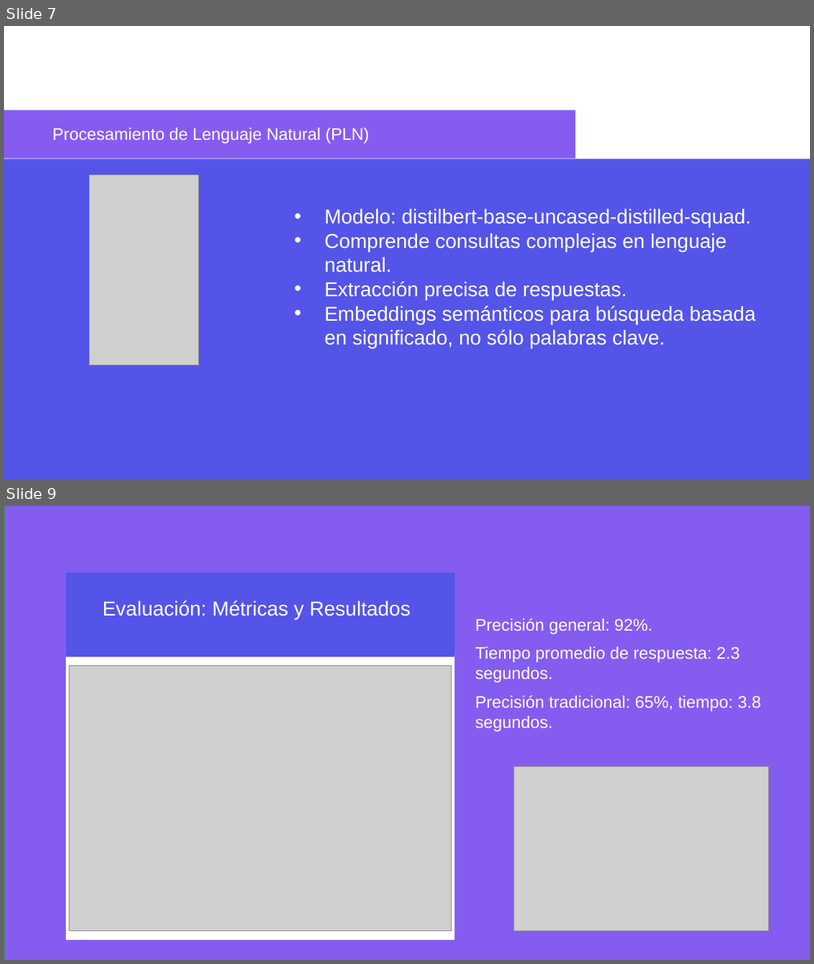
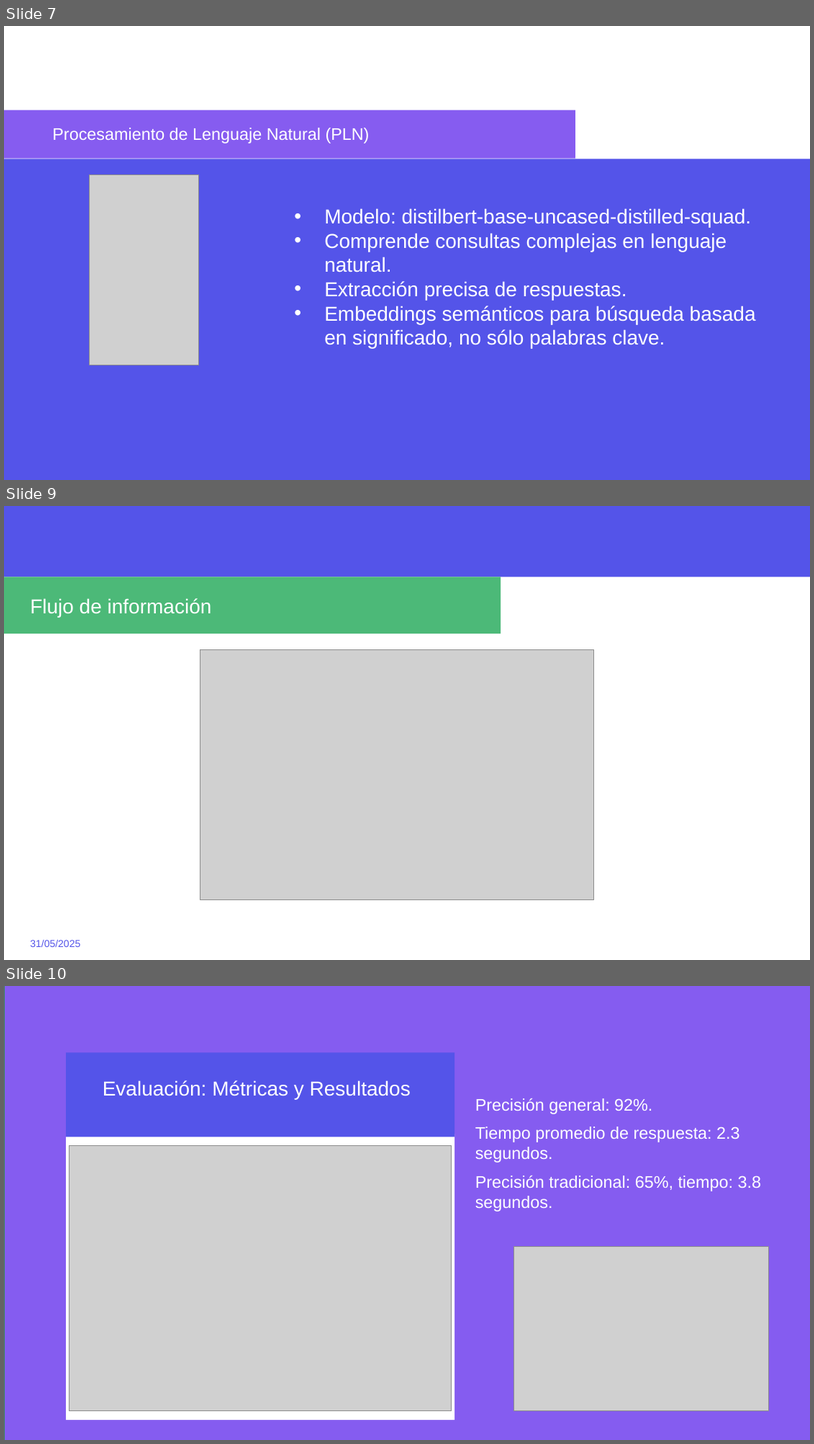
Before and after one commit to arlexpin/ChatNomina, a slide deck: PresentaciónChatBotNomina.pptx. Shown one above the other, each under a label of ours: slides 7 and 9 before the commit, slides 7, 9 and 10 after it; the slides between them are not shown. The pictures are 814x964 and 814x1444 pixels, drawn with LibreOffice and Linux fonts; fonts in the diff are those of the drawing; grey boxes stand for pictures; background and template pictures are left out. Boxes give left, top, right and bottom in pixels: in the first picture for what was removed or moved away, otherwise in the second. Text is boxed around its words. In the diff, an @@ line names an element or a change of style, - is before the commit and + after.

```diff
--- a/PresentaciónChatBotNomina.pptx
+++ b/PresentaciónChatBotNomina.pptx
@@ slide 9 added at [4, 506, 810, 960], background #FFFFFF at 10% opacity @@
@@ rectangle added at [4, 506, 810, 577], fill #5454E9 @@
@@ rectangle added at [4, 577, 501, 633], fill #4CB978 @@
@@ title added at [30, 598, 212, 617], 24 pt, text #FFFFFF @@
+Flujo de información
@@ picture added at [201, 649, 594, 899] @@
@@ text added at [30, 939, 80, 947], 12 pt, text #5454E9 @@
+31/05/2025
@@ what was slide 9 is now slide 10 @@
```
Also in this commit, not shown: 6 slides changed, 1 other file.
